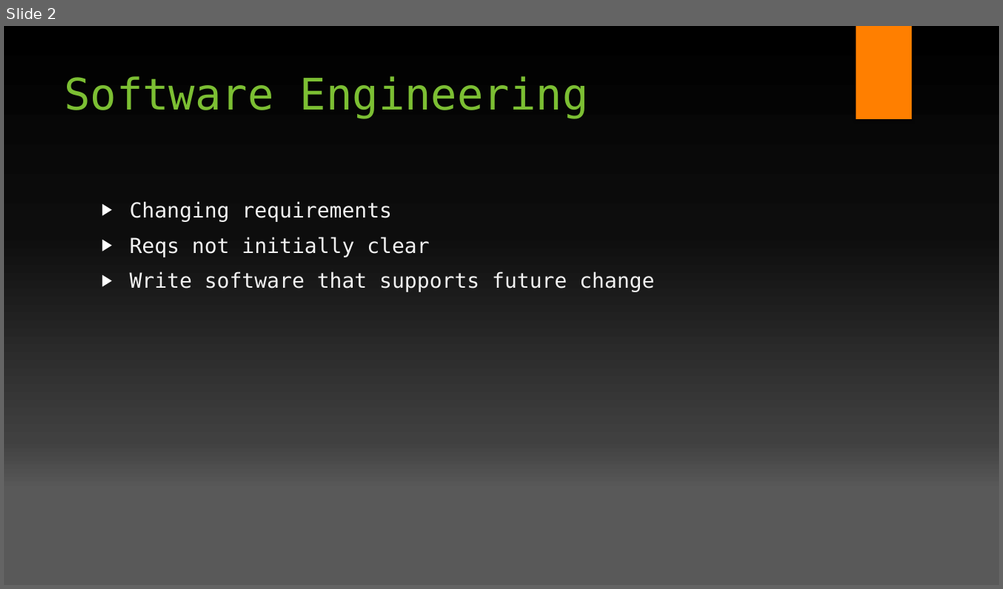
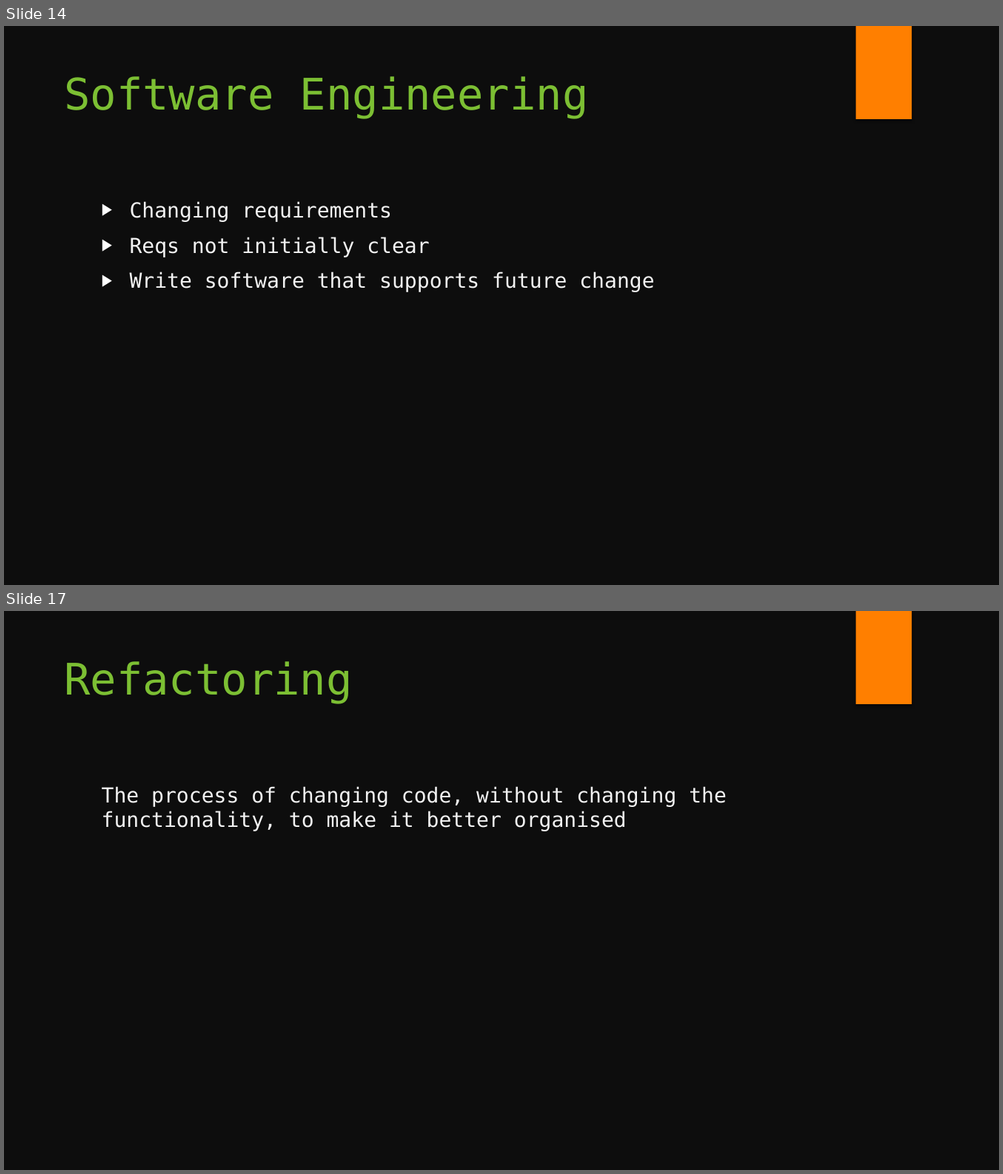
Before and after one commit to fsackur/Powershell-and-SE, a slide deck: Death by powerpoint.pptx. Shown one above the other, each under a label of ours: slide 2 before the commit, slides 14 and 17 after it; the slides between them are not shown. The pictures are 1003x589 and 1003x1174 pixels, drawn with LibreOffice and Linux fonts; fonts in the diff are those of the drawing; background and template pictures are left out. Boxes give left, top, right and bottom in pixels: in the first picture for what was removed or moved away, otherwise in the second. Text is boxed around its words. In the diff, an @@ line names an element or a change of style, - is before the commit and + after.

```diff
--- a/Death by powerpoint.pptx
+++ b/Death by powerpoint.pptx
@@ slide 17 added at [4,611,999,1170], background #0D0D0D; not listed: 1 template element that a slide beside it also shows @@
@@ title added at [64,661,352,703], 42 pt, text #7CBF33 @@
+Refactoring
@@ text added at [102,786,726,832], 20 pt, text #F2F2F2 @@
+The process of changing code, without changing the functionality, to make it better organised
@@ what was slide 2 is now slide 14 @@
@@ slide 14 changed as well @@
@@ background gradient #000000 to #0D0D0D to #404040 to #595959 to #0D0D0D @@
```
Also in this commit, not shown: 8 other slides changed, 14 other slides added, 3 other files.
